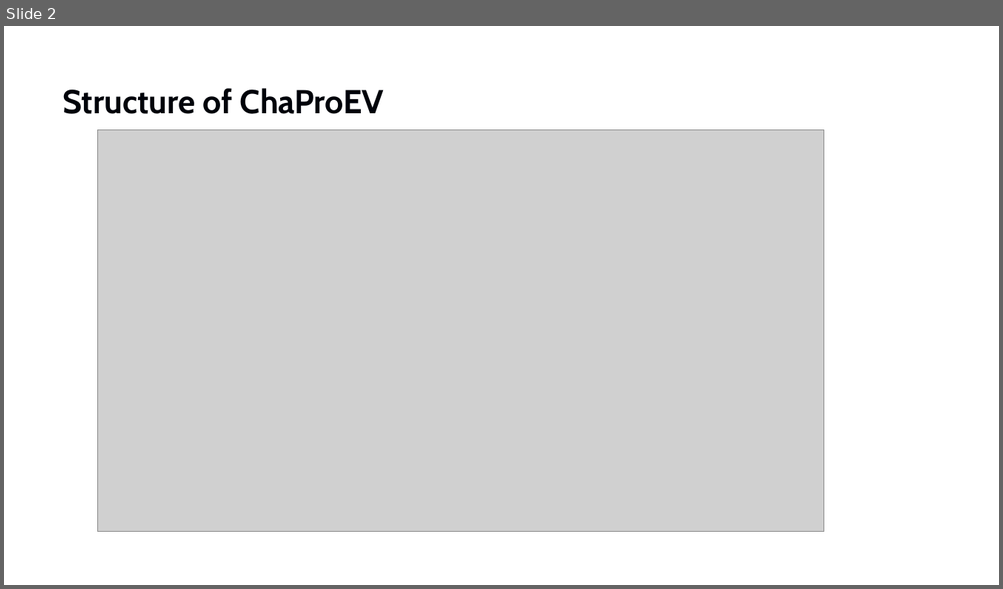
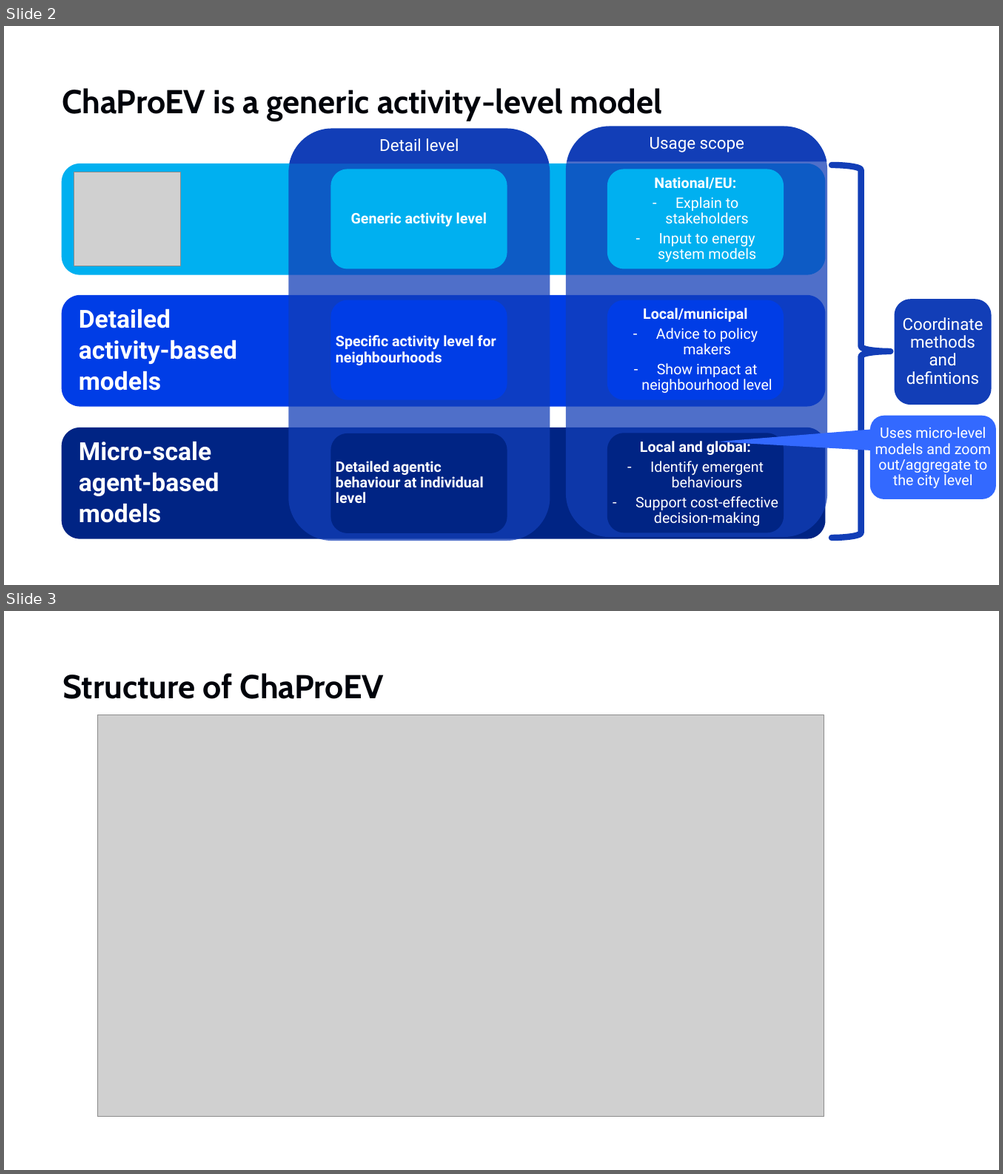
Before and after one commit to TNO/ChaProEV, a slide deck: ChaProEV.pptx. Shown one above the other, each under a label of ours: slide 2 before the commit, slides 2 and 3 after it. The pictures are 1003x589 and 1003x1174 pixels, drawn with LibreOffice and Linux fonts; fonts in the diff are those of the drawing; grey boxes stand for pictures; background and template pictures are left out. Boxes give left, top, right and bottom in pixels: in the first picture for what was removed or moved away, otherwise in the second. Text is boxed around its words. In the diff, an @@ line names an element or a change of style, - is before the commit and + after.

```diff
--- a/ChaProEV.pptx
+++ b/ChaProEV.pptx
@@ slide 2 added at box(4, 26, 999, 585), background #FFFFFF @@
@@ title added at box(62, 88, 662, 121), 32 pt, text #00030A, bold @@
+ChaProEV is a generic activity-level model
@@ rounded rectangle added at box(288, 130, 549, 541), fill #123EB7 at 74% opacity @@
@@ freeform shape added at box(289, 128, 549, 164), fill #123EB7, 16 pt, text #FFFFFF @@
+Detail level
@@ rounded rectangle added at box(566, 126, 827, 537), fill #123EB7 at 74% opacity @@
@@ freeform shape added at box(566, 126, 826, 161), fill #123EB7, 16 pt, text #FFFFFF @@
+Usage scope
@@ rounded rectangle added at box(62, 164, 825, 275), fill #00B0F0 @@
@@ picture added at box(74, 173, 181, 266) @@
@@ rounded rectangle added at box(331, 170, 507, 269), fill #00B0F0, 14 pt, text #FFFFFF, bold @@
+Generic activity level
@@ rounded rectangle added at box(608, 170, 784, 269), fill #00B0F0, 14 pt, text #FFFFFF @@
+National/EU:
+– Explain to stakeholders
+– Input to energy system models
@@ right brace added at box(831, 166, 891, 539), outline #123EB7 6 pt @@
@@ rounded rectangle added at box(62, 295, 825, 407), fill #003DE5, 24 pt, text #FFFFFF, bold @@
+Detailed
+activity-based
+models
@@ rounded rectangle added at box(331, 301, 507, 400), fill #003DE5, 14 pt, text #FFFFFF, bold @@
+Specific activity level for neighbourhoods
@@ rounded rectangle added at box(608, 301, 784, 400), fill #003DE5, 14 pt, text #FFFFFF @@
+Local/municipal
+– Advice to policy makers
+– Show impact at neighbourhood level
@@ rounded rectangle added at box(894, 299, 991, 405), fill #123EB7, 16 pt, text #FFFFFF @@
+Coordinate methods and defintions
@@ rounded speech box added at box(871, 416, 996, 500), fill #3369FF, 14 pt, text #FFFFFF @@
+Uses micro-level models and zoom out/aggregate to the city level
@@ rounded rectangle added at box(62, 428, 825, 540), fill #002484, 24 pt, text #FFFFFF, bold @@
+Micro-scale
+agent-based
+models
@@ rounded rectangle added at box(331, 434, 507, 534), fill #002484, 14 pt, text #FFFFFF, bold @@
+Detailed agentic behaviour at individual level
@@ rounded rectangle added at box(608, 434, 784, 534), fill #002484, 14 pt, text #FFFFFF @@
+Local and global:
+– Identify emergent behaviours
+– Support cost-effective decision-making
@@ what was slide 2 is now slide 3 @@
```
Also in this commit, not shown: 11 other slides added, 34 slides removed, 4 other files.
